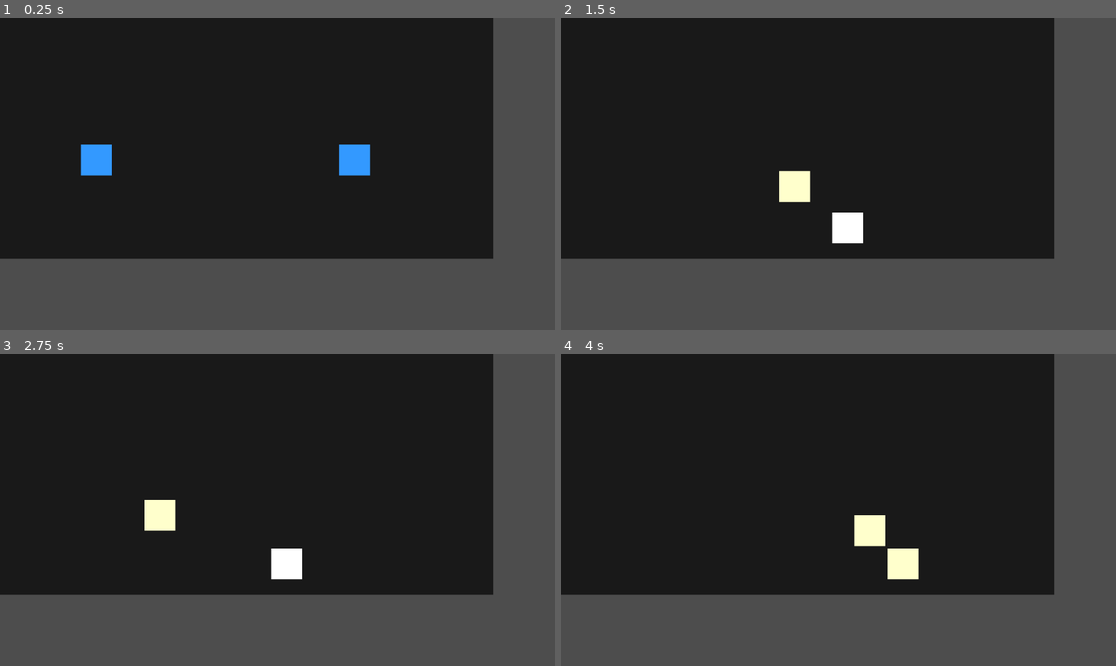
Above: before the commit, frames 1-4 (two rows, left to right).
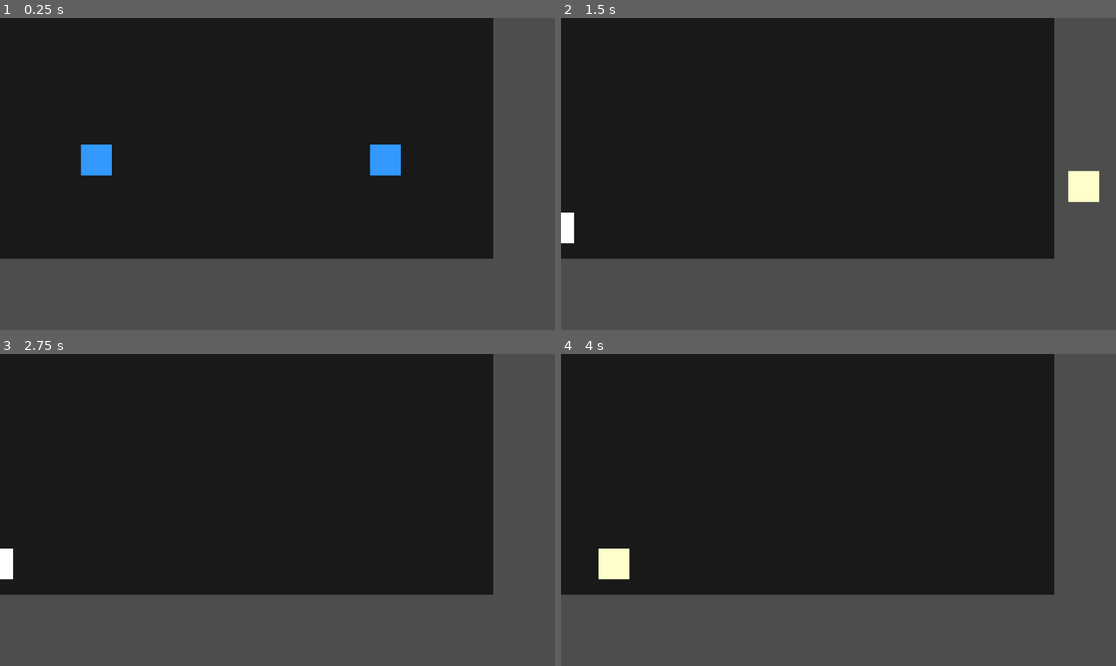
Above: after the commit, the same moments.

Repository: GitLlamma/Fight-Fight-Game-Game
Game: Godot game, scene res://scenes/main.tscn
Two runs of this game, one before a commit and one after it. Both use one fixed random seed, a clock stepped at 60 frames per second and the inputs below.
Inputs:
- Up to frame 1 (0.25 s): no input
- Up to frame 2 (1.5 s): hold A (ui_left_p2, bound only before the commit) 0.53-1.28 s; hold Right (ui_right) from 0.53 s (still down); tap Up (ui_up) at 0.77, 1.07 s; tap D (ui_right_p2, bound only before the commit) at 0.8, 1.35 s
- Up to frame 3 (2.75 s): tap Up (ui_up) at 1.52, 1.82, 2.3 s; tap W (ui_up_p2, bound only before the commit) at 1.55, 2.1 s; release Right (ui_right) at 2.03 s; hold Left (ui_left) from 2.03 s (still down)
- Up to frame 4 (4 s): release Left (ui_left) at 2.78 s; hold Right (ui_right) from 2.78 s (still down); tap Up (ui_up) at 2.85, 3.02, 3.32, 3.77 s; tap A (ui_left_p2, bound only before the commit) at 3.05 s; hold D (ui_right_p2, bound only before the commit) from 3.53 s (still down); tap T (attack_p1, bound only after the commit) at 3.6 s

The runs differ from the first frame. In frame 1, 1.1% of the frame differs, in the area x 61-73%, y 40-51%; in frame 2, 1.9%, in the area x 0-97%, y 48-73%; in frame 3, 1.4%; in frame 4, 1.7%.

Commit message:
Fixed input mapping

Diff:
--- a/GodotFiles/fight-fight-game-game/project.godot
+++ b/GodotFiles/fight-fight-game-game/project.godot
@@ -19,23 +19,35 @@
 
 attack_p1={
 "deadzone": 0.5,
-"events": [Object(InputEventKey,"resource_local_to_scene":false,"resource_name":"","device":-1,"window_id":0,"alt_pressed":false,"shift_pressed":false,"ctrl_pressed":false,"meta_pressed":false,"pressed":false,"keycode":81,"physical_keycode":81,"key_label":81,"unicode":113,"location":0,"echo":false)]
+"events": [Object(InputEventKey,"resource_local_to_scene":false,"resource_name":"","device":-1,"window_id":0,"alt_pressed":false,"shift_pressed":false,"ctrl_pressed":false,"meta_pressed":false,"pressed":false,"keycode":84,"physical_keycode":84,"key_label":84,"unicode":116,"location":0,"echo":false)]
 }
 attack_p2={
 "deadzone": 0.5,
-"events": [Object(InputEventKey,"resource_local_to_scene":fa …(119 unchanged characters)… ressed":false,"pressed":false,"keycode":16777221,"physical_keycode":16777221,"key_label":16777221,"unicode":0,"location":0,"echo":false)]
+"events": [Object(InputEventKey,"resource_local_to_scene":fa …(119 unchanged characters)… ressed":false,"pressed":false,"keycode":80,"physical_keycode":80,"key_label":80,"unicode":112,"location":0,"echo":false)]
+}
+ui_left_p1={
+"deadzone": 0.5,
+"events": [Object(InputEventKey,"resource_local_to_scene":false,"resource_name":"","device":-1,"window_id":0,"alt_pressed":false,"shift_pressed":false,"ctrl_pressed":false,"meta_pressed":false,"pressed":false,"keycode":65,"physical_keycode":65,"key_label":65,"unicode":97,"location":0,"echo":false)]
+}
+ui_right_p1={
+"deadzone": 0.5,
+"events": [Object(InputEventKey,"resource_local_to_scene":false,"resource_name":"","device":-1,"window_id":0,"alt_pressed":false,"shift_pressed":false,"ctrl_pressed":false,"meta_pressed":false,"pressed":false,"keycode":68,"physical_keycode":68,"key_label":68,"unicode":100,"location":0,"echo":false)]
+}
+ui_up_p1={
+"deadzone": 0.5,
+"events": [Object(InputEventKey,"resource_local_to_scene":false,"resource_name":"","device":-1,"window_id":0,"alt_pressed":false,"shift_pressed":false,"ctrl_pressed":false,"meta_pressed":false,"pressed":false,"keycode":87,"physical_keycode":87,"key_label":87,"unicode":119,"location":0,"echo":false)]
 }
 ui_left_p2={
 "deadzone": 0.5,
-"events": [Object(InputEventKey,"resource_local_to_scene":fa …(119 unchanged characters)… ressed":false,"pressed":false,"keycode":65,"physical_keycode":65,"key_label":65,"unicode":97,"location":0,"echo":false)]
+"events": [Object(InputEventKey,"resource_local_to_scene":fa …(119 unchanged characters)… ressed":false,"pressed":false,"keycode":16777231,"physical_keycode":16777231,"key_label":16777231,"unicode":0,"location":0,"echo":false)]
 }
 ui_right_p2={
 "deadzone": 0.5,
-"events": [Object(InputEventKey,"resource_local_to_scene":fa …(119 unchanged characters)… ressed":false,"pressed":false,"keycode":68,"physical_keycode":68,"key_label":68,"unicode":100,"location":0,"echo":false)]
+"events": [Object(InputEventKey,"resource_local_to_scene":fa …(119 unchanged characters)… ressed":false,"pressed":false,"keycode":16777233,"physical_keycode":16777233,"key_label":16777233,"unicode":0,"location":0,"echo":false)]
 }
 ui_up_p2={
 "deadzone": 0.5,
-"events": [Object(InputEventKey,"resource_local_to_scene":fa …(119 unchanged characters)… ressed":false,"pressed":false,"keycode":87,"physical_keycode":87,"key_label":87,"unicode":119,"location":0,"echo":false)]
+"events": [Object(InputEventKey,"resource_local_to_scene":fa …(119 unchanged characters)… ressed":false,"pressed":false,"keycode":16777232,"physical_keycode":16777232,"key_label":16777232,"unicode":0,"location":0,"echo":false)]
 }
 
 [physics]
--- a/GodotFiles/fight-fight-game-game/scenes/player/player.tscn
+++ b/GodotFiles/fight-fight-game-game/scenes/player/player.tscn
@@ -16,6 +16,7 @@
 offset_top = -64.0
 offset_right = 32.0
 offset_bottom = 0.0
+pivot_offset = Vector2(32, 32)
 color = Color(0.2, 0.6, 1, 1)
 
 [node name="CollisionShape2D" type="CollisionShape2D" parent="."]
--- a/GodotFiles/fight-fight-game-game/scripts/input_handler.gd
+++ b/GodotFiles/fight-fight-game-game/scripts/input_handler.gd
@@ -1,23 +1,23 @@
 extends Node
 
 # 2-Player Input Handler
-# Player 1: Arrow Keys + Q (attack)
-# Player 2: WASD + Enter (attack)
+# Player 1: WASD + T (attack)
+# Player 2: Arrow Keys + P (attack)
 
 func get_player1_input():
 	var input = {
-		"left": Input.is_action_pressed("ui_left"),
-		"right": Input.is_action_pressed("ui_right"),
-		"jump": Input.is_action_just_pressed("ui_up"),
+		"left": Input.is_action_pressed("ui_left_p1"),
+		"right": Input.is_action_pressed("ui_right_p1"),
+		"jump": Input.is_action_just_pressed("ui_up_p1"),
 		"attack": Input.is_action_just_pressed("attack_p1")
 	}
 	return input
 
 func get_player2_input():
 	var input = {
-		"left": Input.is_action_pressed("ui_left_p2"),
-		"right": Input.is_action_pressed("ui_right_p2"),
-		"jump": Input.is_action_just_pressed("ui_up_p2"),
+		"left": Input.is_action_pressed("ui_left_p2") or Input.is_action_pressed("ui_left"),
+		"right": Input.is_action_pressed("ui_right_p2") or Input.is_action_pressed("ui_right"),
+		"jump": Input.is_action_just_pressed("ui_up_p2") or Input.is_action_just_pressed("ui_up"),
 		"attack": Input.is_action_just_pressed("attack_p2")
 	}
 	return input
--- a/GodotFiles/fight-fight-game-game/scripts/player_controller.gd
+++ b/GodotFiles/fight-fight-game-game/scripts/player_controller.gd
@@ -82,16 +82,16 @@
 func get_input() -> Dictionary:
 	if player_number == 1:
 		return {
-			"left": Input.is_action_pressed("ui_left"),
-			"right": Input.is_action_pressed("ui_right"),
-			"jump": Input.is_action_just_pressed("ui_up"),
+			"left": Input.is_action_pressed("ui_left_p1"),
+			"right": Input.is_action_pressed("ui_right_p1"),
+			"jump": Input.is_action_just_pressed("ui_up_p1"),
 			"attack": Input.is_action_just_pressed("attack_p1")
 		}
 	else:
 		return {
-			"left": Input.is_action_pressed("ui_left_p2"),
-			"right": Input.is_action_pressed("ui_right_p2"),
-			"jump": Input.is_action_just_pressed("ui_up_p2"),
+			"left": Input.is_action_pressed("ui_left_p2") or Input.is_action_pressed("ui_left"),
+			"right": Input.is_action_pressed("ui_right_p2") or Input.is_action_pressed("ui_right"),
+			"jump": Input.is_action_just_pressed("ui_up_p2") or Input.is_action_just_pressed("ui_up"),
 			"attack": Input.is_action_just_pressed("attack_p2")
 		}
 
